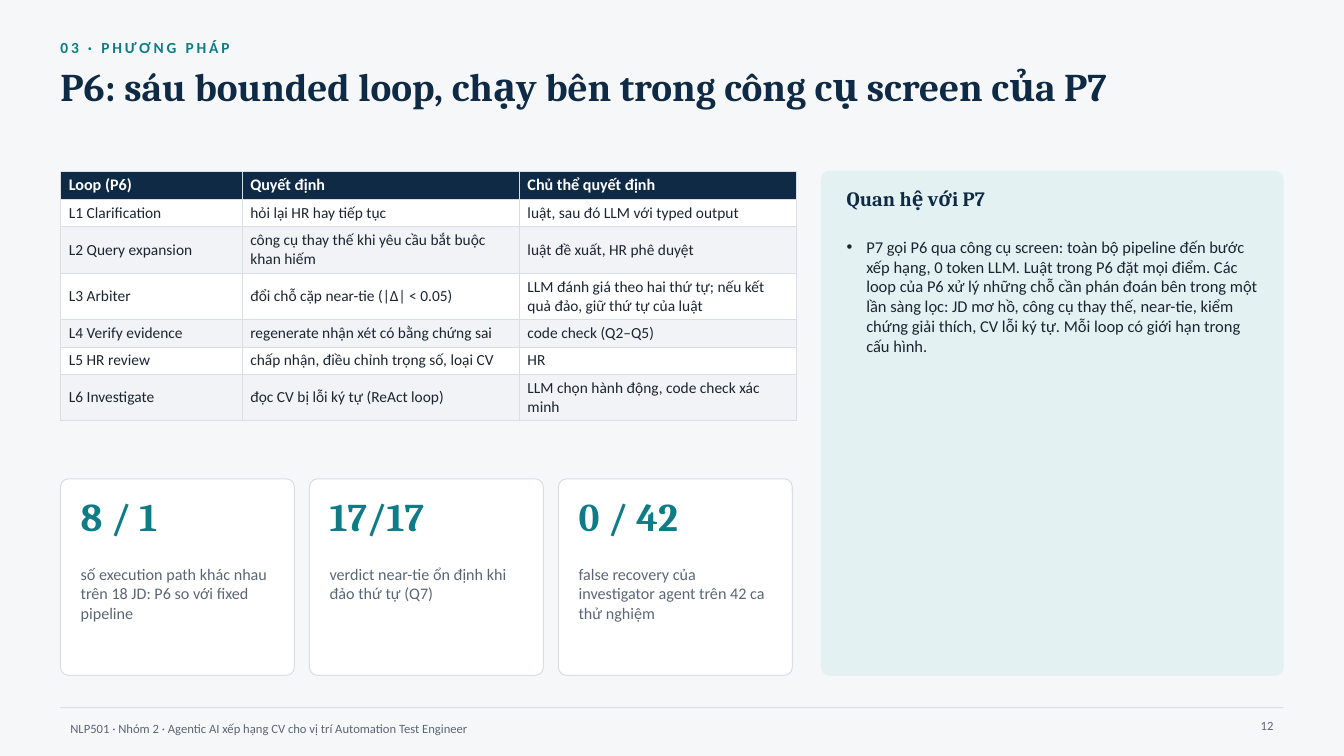
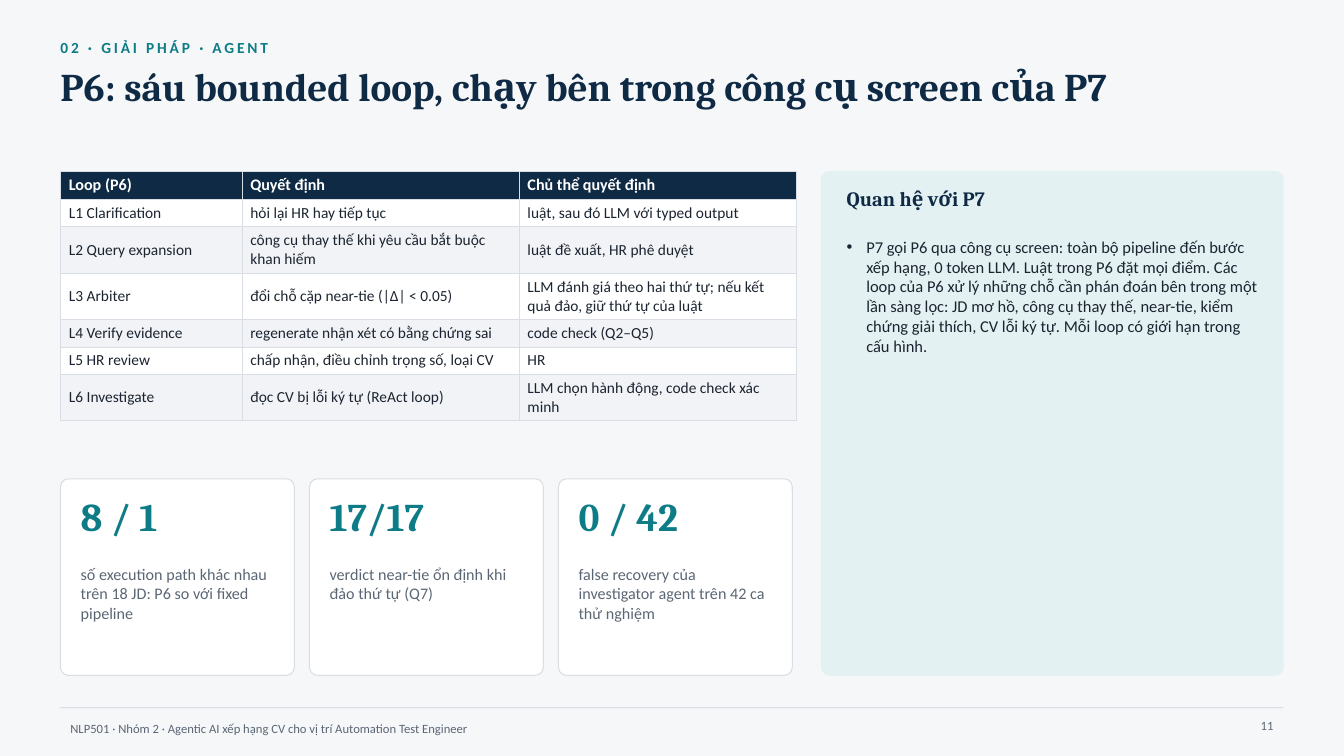
Before and after one commit to ZgsNat/NLP501.22_GROUP_2, a slide deck: slide 11 of NLP501_Nhom2_BaoCaoCuoiKy_v13.pptx (slide 12 before the commit). Drawn at 1344x756 pixels with LibreOffice and Linux fonts; fonts in the diff are those of the drawing. Boxes give left, top, right and bottom in pixels: in the first picture for what was removed or moved away, otherwise in the second. Text is boxed around its words. In the diff, an @@ line names an element or a change of style, - is before the commit and + after.

```diff
--- a/NLP501_Nhom2_BaoCaoCuoiKy_v13.pptx
+++ b/NLP501_Nhom2_BaoCaoCuoiKy_v13.pptx
@@ text at (60,40,268,53): text changed @@
-03 · PHƯƠNG PHÁP
+02 · GIẢI PHÁP · AGENT
```
Also in this commit, not shown: 21 other slides changed, 1 other file.
